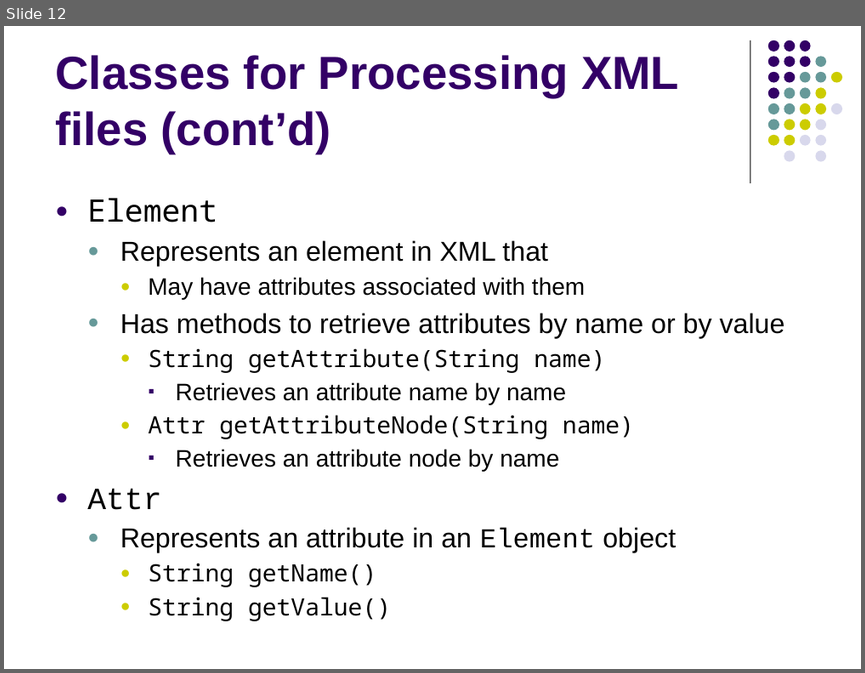
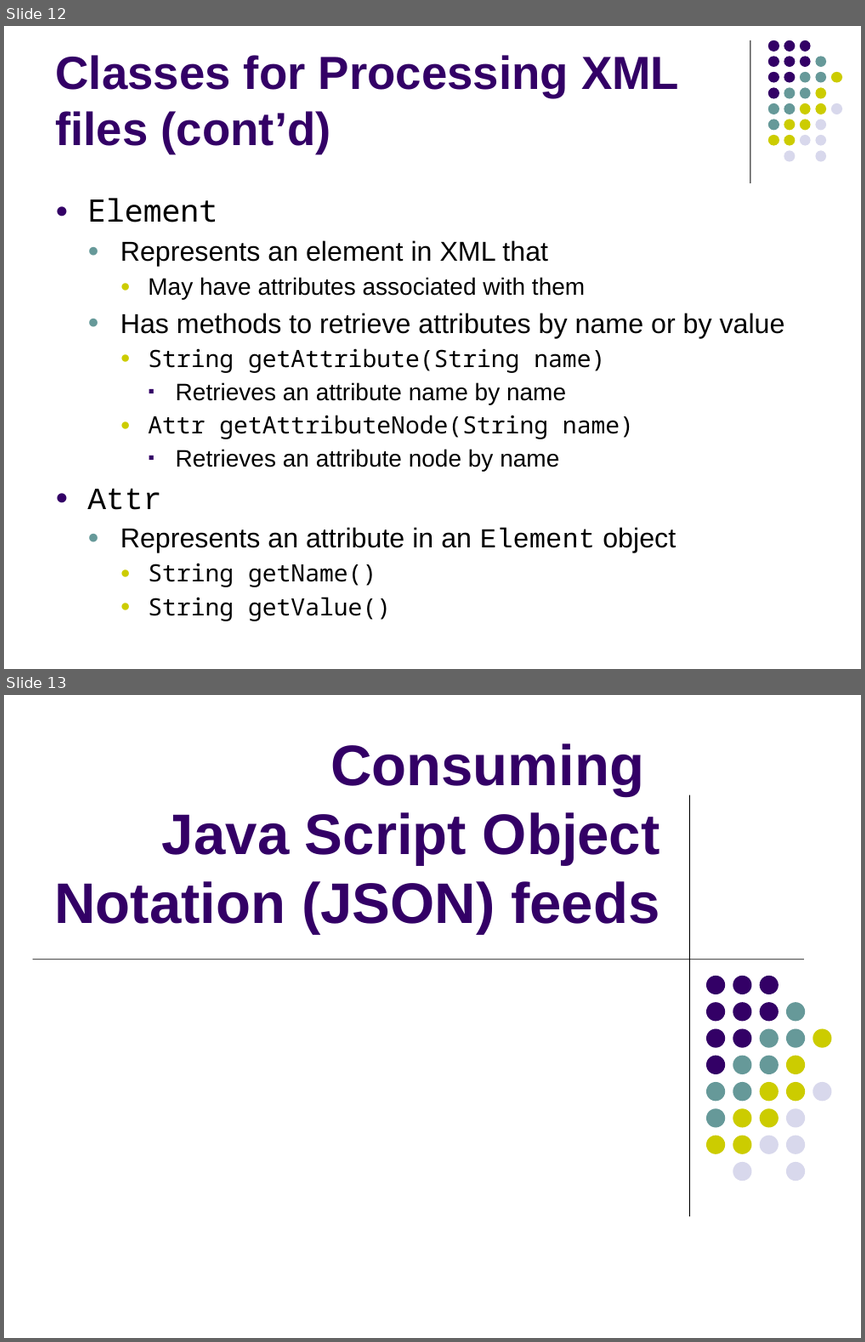
Before and after one commit to wissamfawaz/lau-coe312-data-structures, a slide deck: slides/Lecture6.pptx. Shown one above the other, each under a label of ours: slide 12 before the commit, slides 12 and 13 after it. The pictures are 865x673 and 865x1342 pixels, drawn with LibreOffice and Linux fonts; fonts in the diff are those of the drawing. Boxes give left, top, right and bottom in pixels: in the first picture for what was removed or moved away, otherwise in the second. Text is boxed around its words. In the diff, an @@ line names an element or a change of style, - is before the commit and + after.

```diff
--- a/slides/Lecture6.pptx
+++ b/slides/Lecture6.pptx
@@ slide 13 added at [4, 695, 861, 1338], background #FFFFFF @@
@@ title added at [54, 743, 660, 933], 48 pt, text #330066, bold @@
+Consuming
+Java Script Object Notation (JSON) feeds
@@ line added from (689, 795) to (689, 1216), #000000 0.75 pt @@
@@ line added from (32, 959) to (803, 959), #000000 0.5 pt @@
@@ group added at [706, 975, 832, 1181]: 31 ellipses @@
```
Also in this commit, not shown: 3 other slides added.
